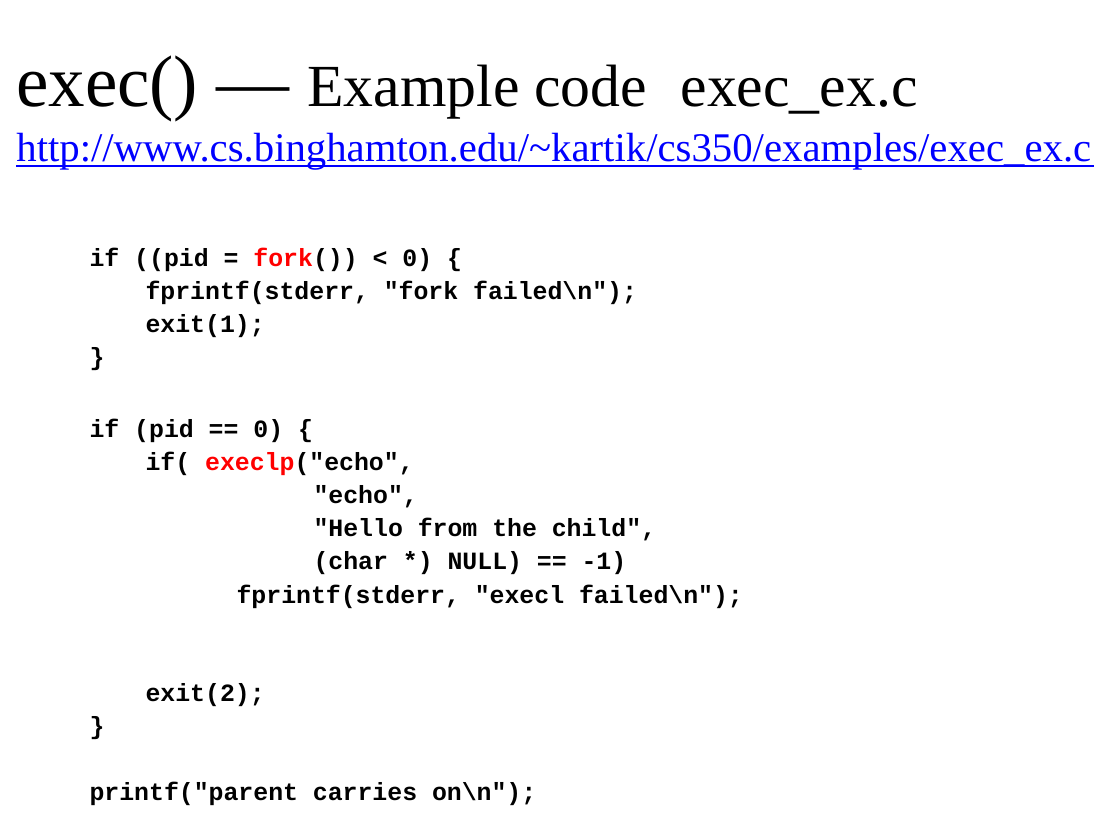
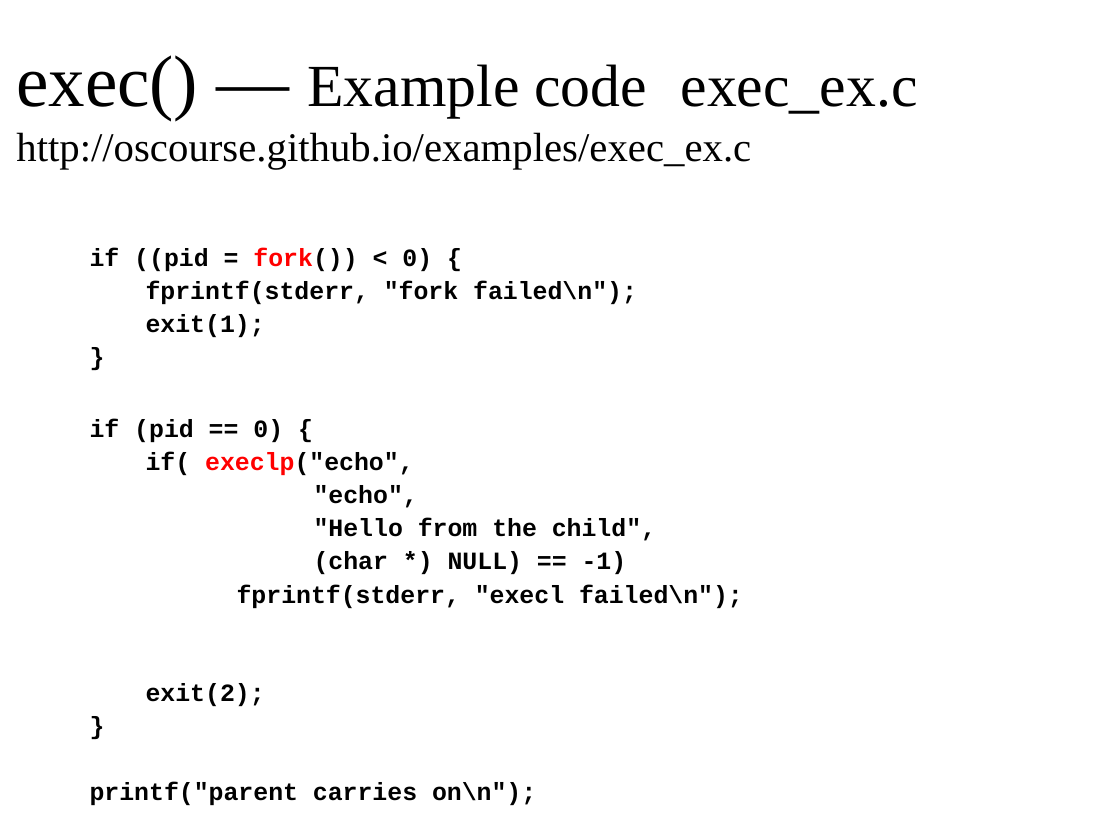
Before and after one commit to oscourse/oscourse.github.io, a slide deck: slide 16 of slides/processes.pptx. Drawn at 1120x840 pixels with LibreOffice and Linux fonts; fonts in the diff are those of the drawing. Boxes give left, top, right and bottom in pixels: in the first picture for what was removed or moved away, otherwise in the second. Text is boxed around its words. In the diff, an @@ line names an element or a change of style, - is before the commit and + after.

```diff
--- a/slides/processes.pptx
+++ b/slides/processes.pptx
@@ title at box(16, 132, 751, 170): text changed; text colour #0000FF to #000000 @@
-http://www.cs.binghamton.edu/~kartik/cs350/examples/exec_ex.c
+http://oscourse.github.io/examples/exec_ex.c
```
Also in this commit, not shown: 2 other slides changed, 1 other file.
